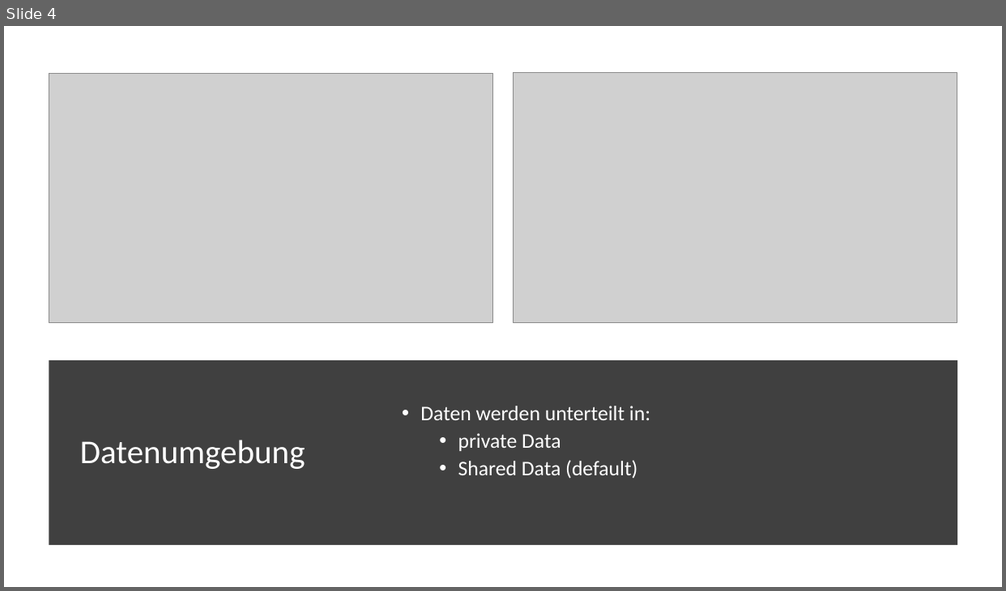
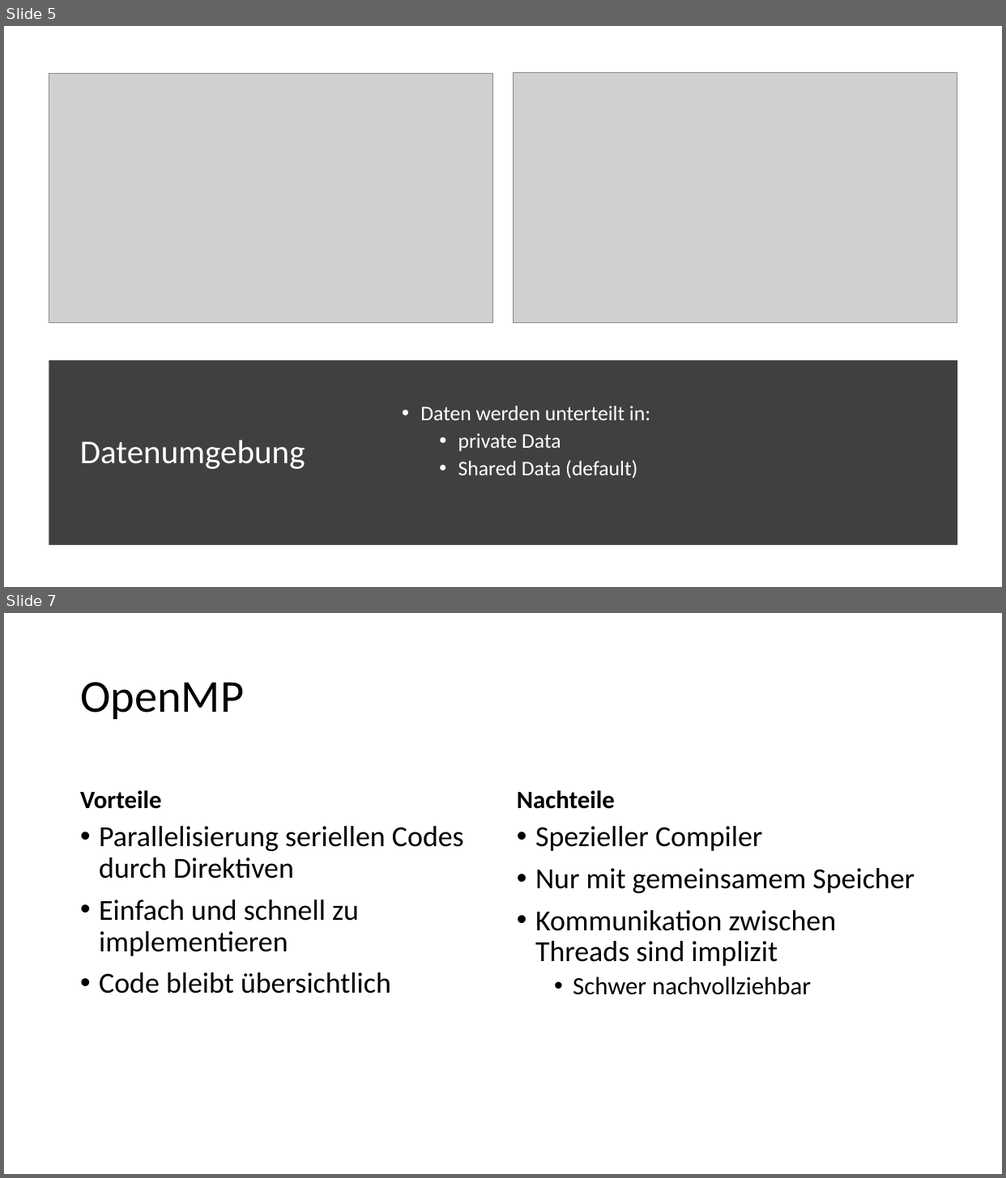
Before and after one commit to dyeske61283/ASE_OpenMP, a slide deck: OpenMP_Folien.pptx. Shown one above the other, each under a label of ours: slide 4 before the commit, slides 5 and 7 after it; the slides between them are not shown. The pictures are 1006x591 and 1006x1178 pixels, drawn with LibreOffice and Linux fonts; fonts in the diff are those of the drawing; grey boxes stand for pictures. Boxes give left, top, right and bottom in pixels: in the first picture for what was removed or moved away, otherwise in the second. Text is boxed around its words. In the diff, an @@ line names an element or a change of style, - is before the commit and + after.

```diff
--- a/OpenMP_Folien.pptx
+++ b/OpenMP_Folien.pptx
@@ slide 7 added at (4,613,1002,1174), background #FFFFFF @@
@@ title added at (80,682,244,719), 44 pt, text #000000 @@
+OpenMP
@@ text added at (80,790,162,809), 24 pt, text #000000, bold @@
+Vorteile
@@ text added at (517,790,615,809), 24 pt, text #000000, bold @@
+Nachteile
@@ text added at (99,826,464,994), 28 pt, text #000000 @@
+• Parallelisierung seriellen Codes durch Direktiven
+• Einfach und schnell zu implementieren
+• Code bleibt übersichtlich
@@ text added at (535,826,914,995), 28 pt, text #000000 @@
+• Spezieller Compiler
+• Nur mit gemeinsamem Speicher
+• Kommunikation zwischen Threads sind implizit
+  • Schwer nachvollziehbar
@@ what was slide 4 is now slide 5 @@
```
Also in this commit, not shown: 6 other slides added, 4 other files.
